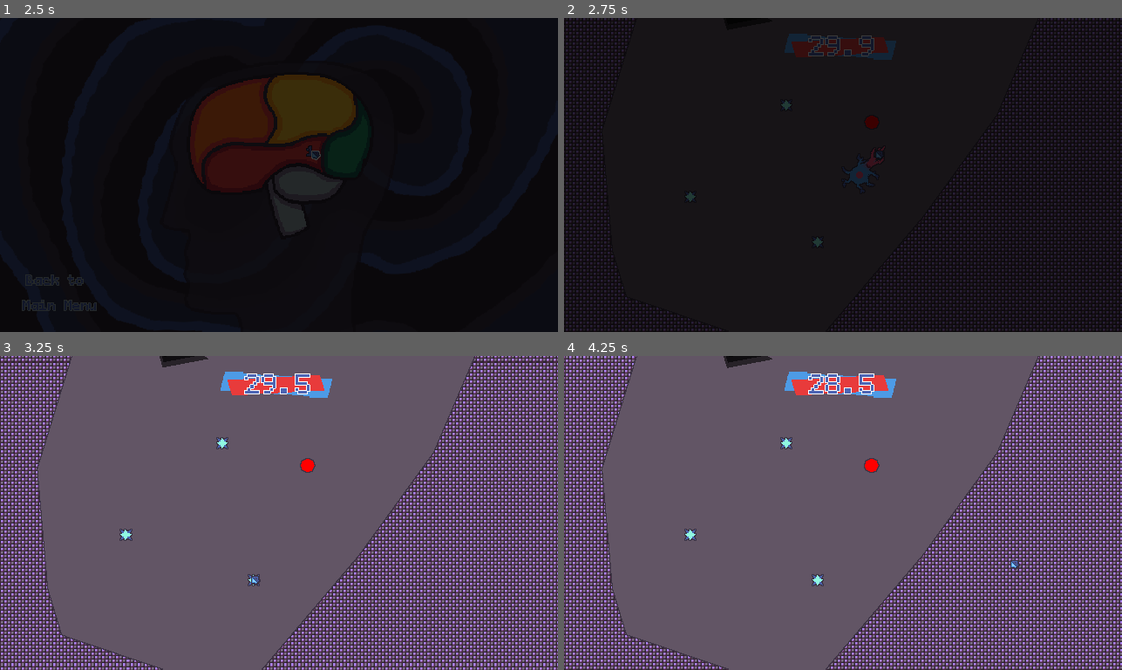
Above: before the commit, frames 1-4 (two rows, left to right).
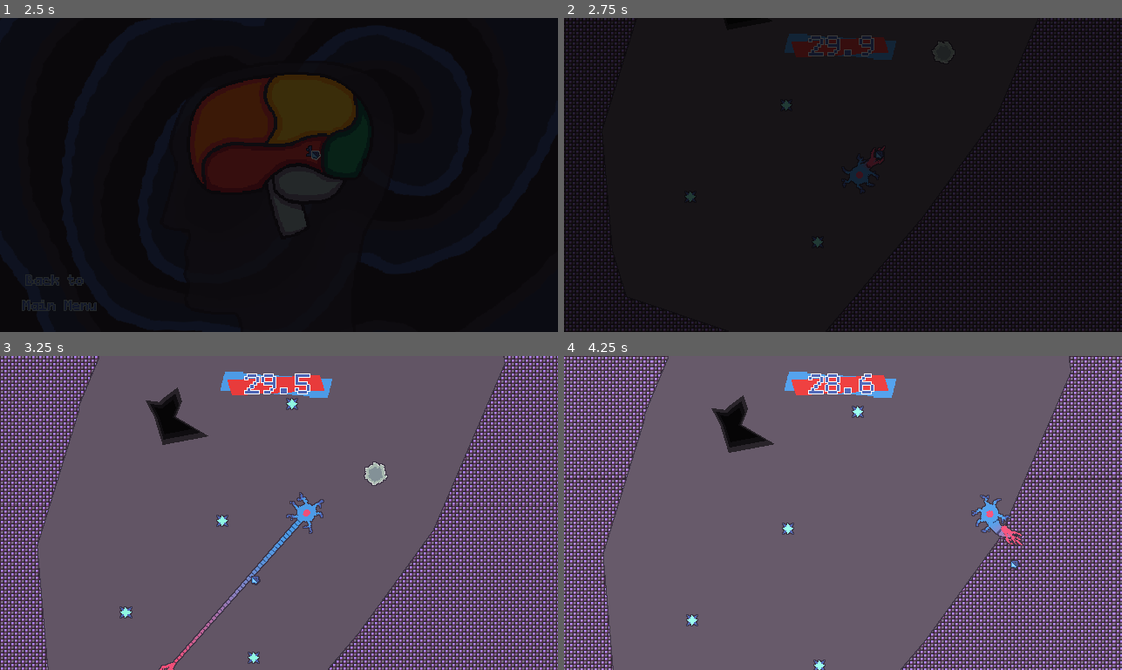
Above: after the commit, the same moments.

Repository: bnhrl/MomentumIsEverythingCountDown
Game: Godot game, scene res://Game/MainMenu/main_menu.tscn
Same seed, same stepped clock (60 frames per second), same inputs: the game is played once before the commit and once after it.
Inputs (mouse positions are in pixels of both pictures, inside the frame that each line leads up to):
- Up to frame 1 (2.5 s): move the mouse to (267, 225) at 0.52 s; hold D (right) 0.53-1.28 s; click (267, 225) at 0.6 s; move the mouse to (61, 291) at 1.27 s; hold S (down) 1.28-2.03 s; click (61, 291) at 1.35 s; move the mouse to (312, 149) at 2.02 s; hold D (right) from 2.03 s (still down); click (312, 149) at 2.1 s
- Up to frame 2 (2.75 s): keep holding D (right)
- Up to frame 3 (3.25 s): move the mouse to (251, 575) at 2.77 s; release D (right) at 2.78 s; hold W (up) from 2.78 s (still down); click (251, 575) at 2.85 s
- Up to frame 4 (4.25 s): move the mouse to (1010, 560) at 3.52 s; release W (up) at 3.53 s; hold A (left) from 3.53 s (still down); click (1010, 560) at 3.6 s

Frame 1 is identical in both runs. In frame 2, 0.1% of the frame differs, in the area x 53-70%, y 7-36%; in frame 3, 24%; in frame 4, 41%, in the area x 0-100%, y 0-100%.

Commit message:
Enemies!!!!!!!!!!!!!!!!!!!!!!! Intensifying effect, player death

Diff:
--- /dev/null
+++ b/Assets/Shaders/effect_intensify.gdshader
@@ -0,0 +1,16 @@
+shader_type canvas_item;
+
+uniform sampler2D screen_texture : hint_screen_texture, repeat_disable, filter_nearest;
+uniform float rounding = 2;
+
+float round_to_decimal(float num) {
+    return round(num * pow(10.0, float(rounding))) / pow(10.0, float(rounding));
+}
+
+void fragment() {
+	vec4 color = texture(screen_texture, SCREEN_UV);
+	color.r = round_to_decimal(color.r);
+	color.g = round_to_decimal(color.g);
+	color.b = round_to_decimal(color.b);
+    COLOR = color;
+}
--- a/Game/DeathPits/death_pit.gd
+++ b/Game/DeathPits/death_pit.gd
@@ -25,7 +25,6 @@
 	var temp: Array[Vector2]
 	for v in array:
 		temp.append(v * amount)
-	print(PackedVector2Array(temp))
 	return PackedVector2Array(temp)
 
 
--- /dev/null
+++ b/Game/Enemies/BEAmoeba/b_e_amoeba.gd
@@ -0,0 +1,26 @@
+extends Enemy
+
+
+@onready var tail_l: Line2D = $Model/TailL
+@onready var tail_r: Line2D = $Model/TailR
+@onready var tail_start: Marker2D = $Model/TailStart
+@onready var tail_anchor: Node2D = $Model/TailAnchor
+@onready var tail_marker: Marker2D = $Model/TailAnchor/TailMarker
+
+@onready var tail_points: Array = tail_l.points as Array
+var prev_angle := global_rotation
+func _process_visuals(delta: float) -> void:
+	super._process_visuals(delta)
+	tail_anchor.global_position = global_position
+	tail_anchor.global_rotation = LerpHelper.la(tail_anchor.global_rotation, model.global_rotation, 8.0, delta)
+
+	for i in range(tail_points.size()):
+		var point: Vector2 = tail_points[i]
+		var dist_to_marker := point.distance_to(tail_marker.global_position)
+		var target_point := (tail_start.global_position - tail_marker.global_position).rotated(model.global_rotation*-1) * -1
+		if i > 0:
+			point = LerpHelper.lv2(point, target_point, (dist_to_marker*6-i*dist_to_marker), delta)
+		tail_points[i] = point
+
+	tail_l.points = PackedVector2Array(tail_points)
+	tail_r.points = PackedVector2Array(tail_points)
--- /dev/null
+++ b/Game/Enemies/BEAmoeba/b_e_amoeba.tscn
@@ -0,0 +1,55 @@
+[gd_scene format=3 uid="uid://bjng875ivkyon"]
+
+[ext_resource type="PackedScene" uid="uid://tms7gslr1oip" path="res://Game/Enemies/_Base/enemy.tscn" id="1_uhq6v"]
+[ext_resource type="Script" uid="uid://bpinayf33n7m" path="res://Game/Enemies/BEAmoeba/b_e_amoeba.gd" id="2_avk6h"]
+[ext_resource type="Texture2D" uid="uid://cfgo17hod55k1" path="res://Game/Enemies/BEAmoeba/b_e_amoeba.png" id="2_msuof"]
+
+[sub_resource type="SpriteFrames" id="SpriteFrames_c6smh"]
+animations = [{
+"frames": [{
+"duration": 1.0,
+"texture": ExtResource("2_msuof")
+}],
+"loop": 1,
+"name": &"default",
+"speed": 5.0
+}]
+
+[sub_resource type="Curve" id="Curve_c6smh"]
+_data = [Vector2(0, 1), 0.0, 0.0, 0, 0, Vector2(1, 0), -3.2169423, 0.0, 0, 0]
+point_count = 2
+
+[node name="BEAmoeba0" unique_id=613541596 instance=ExtResource("1_uhq6v")]
+script = ExtResource("2_avk6h")
+speed = 10000.0
+
+[node name="Sprite" type="AnimatedSprite2D" parent="Model" parent_id_path=PackedInt32Array(87698194) index="0" unique_id=903206068]
+sprite_frames = SubResource("SpriteFrames_c6smh")
+
+[node name="TailL" type="Line2D" parent="Model" parent_id_path=PackedInt32Array(87698194) index="1" unique_id=1998279126]
+position = Vector2(-19, -4)
+points = PackedVector2Array(0, 0, -5, 0, -10, 0, -15, 0, -20, 0, -25, 0)
+width = 3.0
+width_curve = SubResource("Curve_c6smh")
+default_color = Color(0.9098039, 0.22745098, 0.22745098, 0.7921569)
+
+[node name="TailR" type="Line2D" parent="Model" parent_id_path=PackedInt32Array(87698194) index="2" unique_id=355830719]
+position = Vector2(-19, 4)
+points = PackedVector2Array(0, 0, -5, 0, -10, 0, -15, 0, -20, 0, -25, 0)
+width = 3.0
+width_curve = SubResource("Curve_c6smh")
+default_color = Color(0.9098039, 0.22745098, 0.22745098, 0.7921569)
+
+[node name="TailStart" type="Marker2D" parent="Model" parent_id_path=PackedInt32Array(87698194) index="3" unique_id=996429863]
+position = Vector2(-19, 0)
+scale = Vector2(1.2499999, 1.2499999)
+gizmo_extents = 1.0
+
+[node name="TailAnchor" type="Node2D" parent="Model" parent_id_path=PackedInt32Array(87698194) index="4" unique_id=1247611181]
+top_level = true
+scale = Vector2(0.99999994, 0.99999994)
+
+[node name="TailMarker" type="Marker2D" parent="Model/TailAnchor" index="0" unique_id=1081391641]
+position = Vector2(-42.999992, 0)
+scale = Vector2(1.0000001, 1.0000001)
+gizmo_extents = 1.0
--- /dev/null
+++ b/Game/Enemies/WhiteBloodCell/white_blood_cell.tscn
@@ -0,0 +1,48 @@
+[gd_scene format=3 uid="uid://d3xhd06mdlv8l"]
+
+[ext_resource type="PackedScene" uid="uid://tms7gslr1oip" path="res://Game/Enemies/_Base/enemy.tscn" id="1_d1ykc"]
+[ext_resource type="Texture2D" uid="uid://ceg5rwrka3hs1" path="res://Game/Enemies/WhiteBloodCell/white_blood_cell.png" id="2_g7tu3"]
+[ext_resource type="PackedScene" uid="uid://c2mrm5rc4nnir" path="res://Game/GrapplePoints/grapple_point.tscn" id="2_k2oa1"]
+
+[sub_resource type="AtlasTexture" id="AtlasTexture_hbwo6"]
+atlas = ExtResource("2_g7tu3")
+region = Rect2(0, 0, 32, 32)
+
+[sub_resource type="AtlasTexture" id="AtlasTexture_moo4x"]
+atlas = ExtResource("2_g7tu3")
+region = Rect2(32, 0, 32, 32)
+
+[sub_resource type="AtlasTexture" id="AtlasTexture_togod"]
+atlas = ExtResource("2_g7tu3")
+region = Rect2(64, 0, 32, 32)
+
+[sub_resource type="SpriteFrames" id="SpriteFrames_uhq6v"]
+animations = [{
+"frames": [{
+"duration": 1.0,
+"texture": SubResource("AtlasTexture_hbwo6")
+}, {
+"duration": 1.0,
+"texture": SubResource("AtlasTexture_moo4x")
+}, {
+"duration": 1.0,
+"texture": SubResource("AtlasTexture_togod")
+}],
+"loop": 2,
+"name": &"default",
+"speed": 5.0
+}]
+
+[node name="WhiteBloodCell" unique_id=613541596 instance=ExtResource("1_d1ykc")]
+speed = 2000.0
+momentum_to_kill = 250.0
+direction_smoothed = false
+max_dist_from_origin = 100
+
+[node name="Sprite" type="AnimatedSprite2D" parent="Model" parent_id_path=PackedInt32Array(87698194) index="0" unique_id=871299225]
+sprite_frames = SubResource("SpriteFrames_uhq6v")
+autoplay = "default"
+frame_progress = 0.09712265
+
+[node name="GrapplePoint" parent="." index="4" unique_id=907286068 instance=ExtResource("2_k2oa1")]
+visible = false
--- a/Game/Enemies/_Base/enemy.gd
+++ b/Game/Enemies/_Base/enemy.gd
@@ -1,9 +1,12 @@
-extends CharacterBody2D
+class_name Enemy extends CharacterBody2D
 
 @onready var navigation_agent: NavigationAgent2D = $NavigationAgent
 
 @export var speed := 3000.0
 @export var momentum_to_kill := 333.0
+@export var direction_smoothed := true
+@export var idle_movement := true
+@export var max_dist_from_origin := 150
 
 var target: Node2D
 
@@ -11,20 +14,49 @@
 	_process_movement(delta)
 	_process_detection()
 	_process_passing()
+	_process_visuals(delta)
 
 
 # Movement
+@onready var origin_point := global_position
 func _process_movement(delta: float) -> void:
 	# TODO more complex movement:
 		# Maybe they slide if they miss you? Idk I'm not reading the document as I'm
 		# typing this so maybe that has the enemy movement stuff
 	if target:
 		navigation_agent.target_position = target.global_position
-		velocity = global_position.direction_to(navigation_agent.get_next_path_position()) * speed * delta
+		if direction_smoothed:
+			_process_direction_smoothed_movement(delta)
+		else:
+			velocity = global_position.direction_to(navigation_agent.get_next_path_position()) * speed * delta
 	else:
-		velocity = Vector2.ZERO
+		if idle_movement:
+			_process_idle_movement(delta)
+		else:
+			velocity = Vector2.ZERO
 
 	move_and_slide()
+
+var direction := Vector2.ZERO
+func _process_direction_smoothed_movement(delta: float) -> void:
+	var target_direction := global_position.direction_to(navigation_agent.get_next_path_position())
+	direction = LerpHelper.lv2(direction, target_direction, 8.0, delta)
+	var target_velocity := direction * speed * delta
+	velocity = LerpHelper.lv2(velocity, target_velocity, 8.0, delta)
+
+@onready var idle_timer: Timer = $IdleTimer
+func _process_idle_movement(delta: float) -> void:
+	if global_position.distance_to(origin_point) >= max_dist_from_origin:
+		idle_timer.start(randf_range(0.5, 1))
+		direction = global_position.direction_to(origin_point)
+	elif idle_timer.is_stopped():
+		idle_timer.start(randf_range(0.5, 1))
+		direction = Vector2(randf_range(-1, 1), randf_range(-1, 1))
+
+	var target_velocity := direction * speed * delta
+	velocity = LerpHelper.lv2(velocity, target_velocity, 8.0, delta)
+
+
 
 
 # Detection
@@ -47,6 +79,7 @@
 	return false
 
 
+
 # Passing
 func _process_passing() -> void:
 	for i in get_slide_collision_count():
@@ -56,6 +89,7 @@
 			if collider is Player:
 				if collider.get_momentum() >= momentum_to_kill:
 					die()
+					collider.passed_grapple_object()
 				else:
 					collider.die()
 				break
@@ -67,3 +101,8 @@
 	Effects.brighten(.75)
 	Camera.add_shake()
 	queue_free()
+
+# Visuals
+@onready var model: CanvasGroup = $Model
+func _process_visuals(_delta: float) -> void:
+	model.rotation = velocity.angle()
--- a/Game/Enemies/_Base/enemy.tscn
+++ b/Game/Enemies/_Base/enemy.tscn
@@ -30,7 +30,7 @@
 
 [node name="Model" type="CanvasGroup" parent="." unique_id=87698194]
 material = ExtResource("2_flhjw")
+scale = Vector2(0.8, 0.8)
 
-[node name="TestVisual_REPLACE_LATER" type="Polygon2D" parent="Model" unique_id=1131845848]
-color = Color(1, 0, 0, 1)
-polygon = PackedVector2Array(0, -8, 6, -5, 8, 0, 5, 6, 0, 8, -6, 5, -8, 0, -6, -5)
+[node name="IdleTimer" type="Timer" parent="." unique_id=205446577]
+one_shot = true
--- a/Game/Levels/Level1/level_1.tscn
+++ b/Game/Levels/Level1/level_1.tscn
@@ -3,8 +3,9 @@
 [ext_resource type="PackedScene" uid="uid://co1sgdv2x4nyr" path="res://Game/Levels/_Base/level.tscn" id="1_g51mk"]
 [ext_resource type="PackedScene" uid="uid://b1aob121surnv" path="res://Game/PolygonWalls/polygon_wall.tscn" id="2_nmra5"]
 [ext_resource type="PackedScene" uid="uid://c2mrm5rc4nnir" path="res://Game/GrapplePoints/grapple_point.tscn" id="3_13qiw"]
-[ext_resource type="PackedScene" uid="uid://tms7gslr1oip" path="res://Game/Enemies/_Base/enemy.tscn" id="4_nmra5"]
 [ext_resource type="PackedScene" uid="uid://b26pe4dttgfvl" path="res://Game/DeathPits/death_pit.tscn" id="5_13qiw"]
+[ext_resource type="PackedScene" uid="uid://bjng875ivkyon" path="res://Game/Enemies/BEAmoeba/b_e_amoeba.tscn" id="5_31qma"]
+[ext_resource type="PackedScene" uid="uid://d3xhd06mdlv8l" path="res://Game/Enemies/WhiteBloodCell/white_blood_cell.tscn" id="6_31qma"]
 
 [sub_resource type="NavigationPolygon" id="NavigationPolygon_13qiw"]
 vertices = PackedVector2Array(92.52344, -29.273438, 92.046875, -28.117188, 36, -31.601563, 36, -32.890625, 248.60156, 6 …(549 unchanged characters)…
@@ -55,5 +56,8 @@
 polygon = PackedVector2Array(12, -35.199997, 17.231731, -19.383675, 10.231731, -1.3836746, 48, 20.800001, -5, 30.800001, -14.768269, -1.3836746, -24.768269, -20.383675, -8.768269, -18.383675, -3.7682683, -23.383675)
 momentum_required = 200.0
 
-[node name="Enemy" parent="Enemies" parent_id_path=PackedInt32Array(1295879779) index="0" unique_id=613541596 instance=ExtResource("4_nmra5")]
-position = Vector2(360, 117)
+[node name="BEAmoeba0" parent="Enemies" parent_id_path=PackedInt32Array(1295879779) index="0" unique_id=613541596 instance=ExtResource("5_31qma")]
+position = Vector2(302, -114)
+
+[node name="WhiteBloodCell" parent="Enemies" parent_id_path=PackedInt32Array(1295879779) index="1" unique_id=2037352091 instance=ExtResource("6_31qma")]
+position = Vector2(442, 39)
--- a/Game/Levels/_Base/level.gd
+++ b/Game/Levels/_Base/level.gd
@@ -7,6 +7,7 @@
 
 	Camera.set_bounds($Bounds.position, $Bounds.size + $Bounds.position)
 	PlayerManager.add_player(self)
+	PlayerManager.player.died.connect(player_dead)
 	RenderingServer.global_shader_parameter_set("outline_color", outline_color)
 
 @export_tool_button("Rebake Navigation") var rebake := func() -> void:
@@ -29,3 +30,11 @@
 
 func get_player_spawn_point() -> Vector2:
 	return $PlayerSpawnPoint.global_position
+
+func _on_count_down_timer_expired() -> void:
+	Effects.intensify()
+
+func player_dead() -> void:
+	await Scenes._fade_in(0.25)
+	get_tree().reload_current_scene()
+	Scenes._fade_out(0.25)
--- a/Game/Levels/_Base/level.tscn
+++ b/Game/Levels/_Base/level.tscn
@@ -46,3 +46,5 @@
 [node name="DeathPits" type="Node" parent="." unique_id=1192831106 groups=["navigation_group"]]
 
 [node name="Enemies" type="Node" parent="." unique_id=1295879779]
+
+[connection signal="expired" from="CountDownTimer" to="." method="_on_count_down_timer_expired"]
--- a/Game/Player/player.gd
+++ b/Game/Player/player.gd
@@ -60,6 +60,8 @@
 		tail_points[i+2] = Vector2.ZERO
 
 func _process_tail(delta: float) -> void:
+	if dead: return
+
 	tail_dist = LerpHelper.lf(tail_dist, target_tail_dist, 12.0, delta)
 	tail.width = clampf(DEFAULT_TAIL_DIST/tail_dist*12.0, 5.0, 16.0)
 
@@ -84,6 +86,8 @@
 @onready var _body: AnimatedSprite2D = $Model/Body
 @onready var _center: Sprite2D = $Model/Center
 func _process_visuals(delta: float) -> void:
+	if dead: return
+
 	var angle := get_angle_to(get_global_mouse_position())
 	_body.rotation = LerpHelper.la(_body.rotation, angle, 16.0, delta)
 	_center.rotation = LerpHelper.la(_center.rotation, angle, 4.0, delta)
@@ -170,5 +174,4 @@
 		tween.tween_property($Model, "scale", Vector2(.001, .001), 0.385).set_trans(Tween.TRANS_EXPO)
 		tween.tween_callback(died.emit)
 	else:
-		queue_free()
 		died.emit()
--- a/_Globals/Effects/_Effects.gd
+++ b/_Globals/Effects/_Effects.gd
@@ -16,6 +16,23 @@
 
 	$Brighten.material.set_shader_parameter("mult", _brighten)
 
+	if intensifying:
+		i = LerpHelper.lf(i, 0.15, 12.0, delta)
+		$Intensify.material.set_shader_parameter("rounding", i)
+
 var _brighten := 0.0
 func brighten(amount := 1.25) -> void:
 	_brighten = amount
+
+var intensifying := false
+var i := 10.0
+var i_up := false
+
+func intensify() -> void:
+	intensifying = true
+	i = 10.0
+	$Intensify.show()
+
+func unintensify() -> void:
+	intensifying = false
+	$Intensify.hide()
--- a/_Globals/Effects/effects_layer.tscn
+++ b/_Globals/Effects/effects_layer.tscn
@@ -1,17 +1,29 @@
 [gd_scene format=3 uid="uid://y3wlg3brvmeg"]
 
 [ext_resource type="Script" uid="uid://c15b4fbsq0j5v" path="res://_Globals/Effects/_Effects.gd" id="1_btiq3"]
+[ext_resource type="Shader" uid="uid://jbfxqqvwcrlx" path="res://Assets/Shaders/effect_intensify.gdshader" id="2_ubn7f"]
 [ext_resource type="Shader" uid="uid://dhtqxbym460ta" path="res://Assets/Shaders/effect_brighten.gdshader" id="3_2inh8"]
 
-[sub_resource type="ShaderMaterial" id="ShaderMaterial_c6smh"]
+[sub_resource type="ShaderMaterial" id="ShaderMaterial_ystob"]
 shader = ExtResource("3_2inh8")
 shader_parameter/mult = 0.0
+
+[sub_resource type="ShaderMaterial" id="ShaderMaterial_c6smh"]
+shader = ExtResource("2_ubn7f")
+shader_parameter/rounding = 10.0
 
 [node name="EffectsLayer" type="CanvasLayer" unique_id=1427142918]
 layer = 9
 script = ExtResource("1_btiq3")
 
 [node name="Brighten" type="ColorRect" parent="." unique_id=543014607]
+material = SubResource("ShaderMaterial_ystob")
+offset_right = 640.0
+offset_bottom = 360.0
+mouse_filter = 2
+
+[node name="Intensify" type="ColorRect" parent="." unique_id=307774675]
+visible = false
 material = SubResource("ShaderMaterial_c6smh")
 offset_right = 640.0
 offset_bottom = 360.0
--- a/_Globals/Scenes/_Scenes.gd
+++ b/_Globals/Scenes/_Scenes.gd
@@ -21,15 +21,15 @@
 	get_tree().change_scene_to_packed(scene)
 	await _fade_out()
 
-func _fade_in() -> Signal:
+func _fade_in(time := 0.5) -> Signal:
 	var tween := create_tween()
 	fade.show()
-	tween.tween_property(fade, "modulate:a", 1.0, 0.5).from(0.0)
+	tween.tween_property(fade, "modulate:a", 1.0, time).from(0.0)
 	return tween.finished
 
-func _fade_out() -> Signal:
+func _fade_out(time := 0.5) -> Signal:
 	var tween := create_tween()
-	tween.tween_property(fade, "modulate:a", 0.0, 0.5).from(1.0)
+	tween.tween_property(fade, "modulate:a", 0.0, time).from(1.0)
 	tween.tween_property(fade, "visible", false, 0.0)
 	return tween.finished
 @onready var fade: ColorRect = $Fade
Not shown, added: Assets/Shaders/effect_intensify.gdshader.uid
Binary file removed: Game/Enemies/BEAmoeba/Amoeba.png
Not shown, added: Game/Enemies/BEAmoeba/b_e_amoeba.gd.uid
Binary file added: Game/Enemies/BEAmoeba/b_e_amoeba.png
Not shown, changed: Game/Enemies/BEAmoeba/b_e_amoeba.png.import
Renamed: Game/Enemies/WBloodCell/BloodCell.png -> Game/Enemies/WhiteBloodCell/white_blood_cell.png
Not shown, changed: Game/Enemies/WhiteBloodCell/white_blood_cell.png.import
